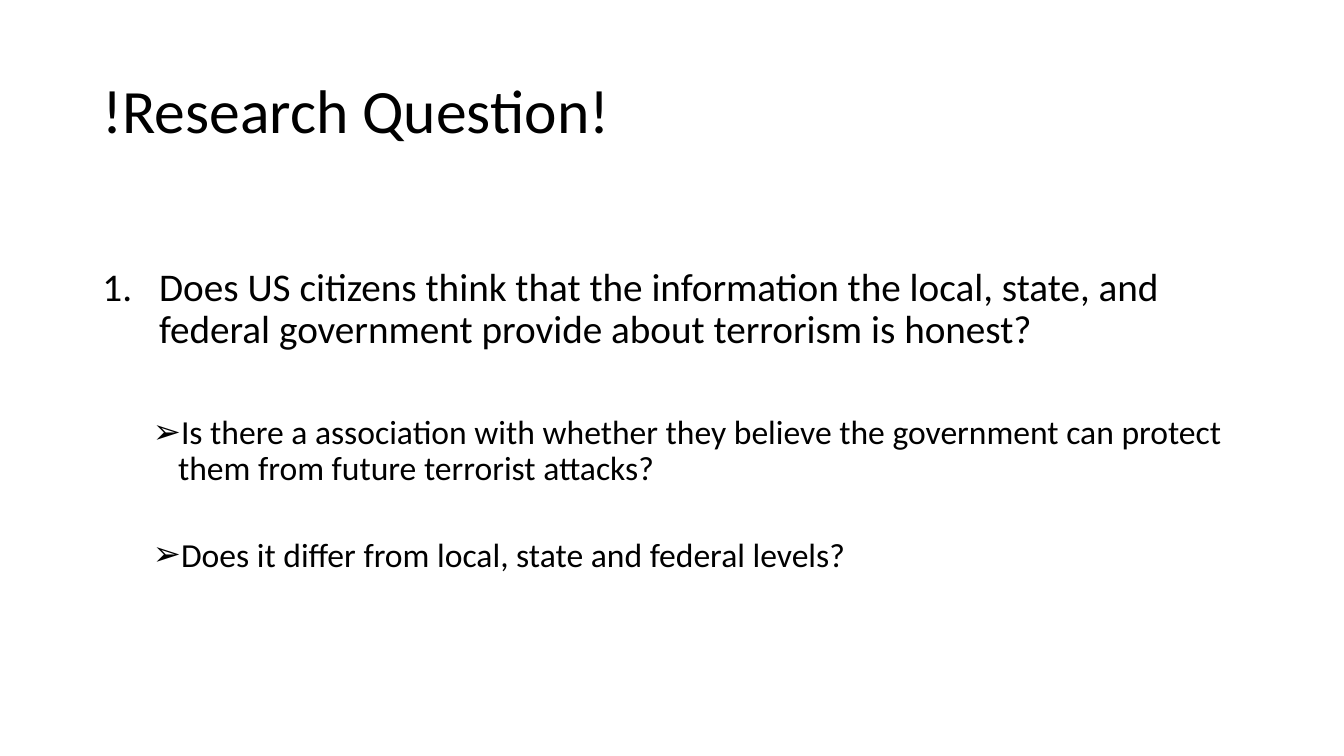
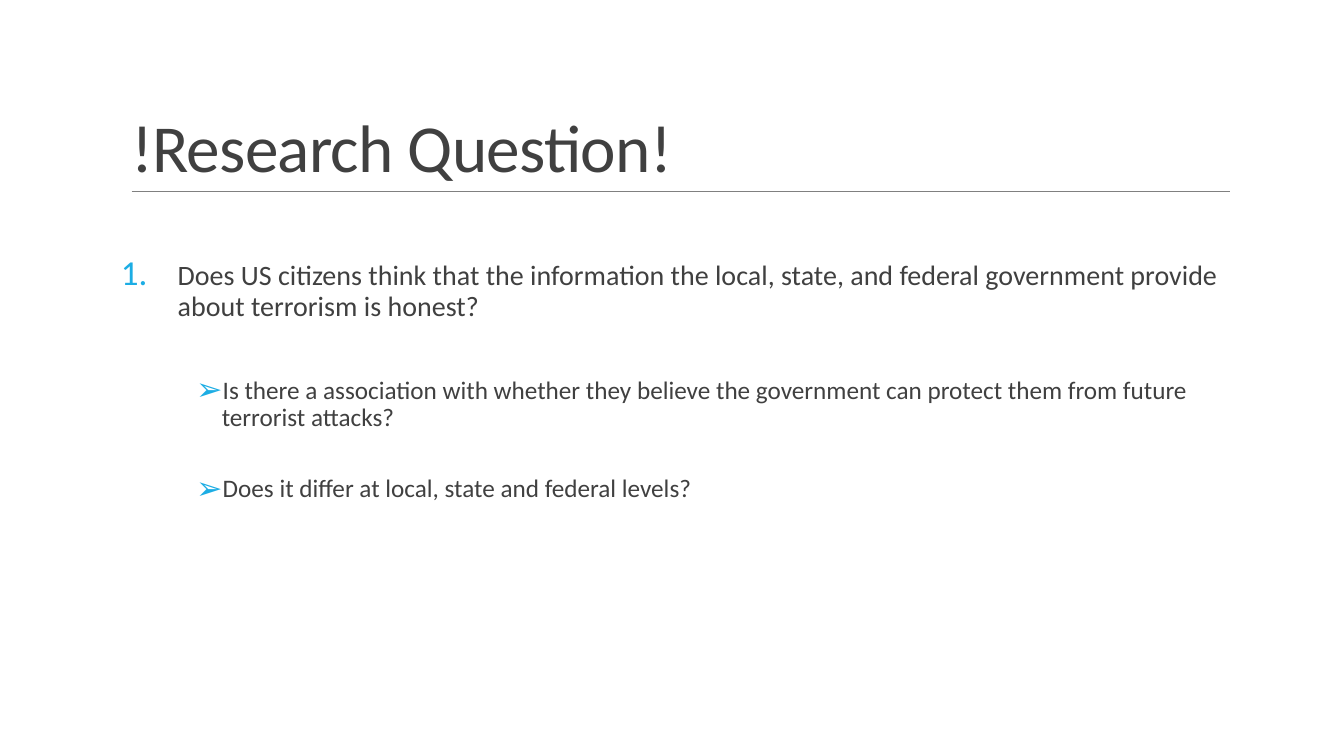
Before and after one commit to ska247/ADA-Final-Project, a slide deck: slide 3 of ADA Presentation (1).pptx. Drawn at 1344x756 pixels with LibreOffice and Linux fonts; fonts in the diff are those of the drawing; background and template pictures are left out. Boxes give left, top, right and bottom in pixels: in the first picture for what was removed or moved away, otherwise in the second. Text is boxed around its words. In the diff, an @@ line names an element or a change of style, - is before the commit and + after.

```diff
--- a/ADA Presentation (1).pptx
+++ b/ADA Presentation (1).pptx
@@ title "!Research Question!" moved from (x1=102, y1=90, x2=610, y2=141) to (x1=131, y1=125, x2=672, y2=181) @@
@@ title "!Research Question!" at (x1=131, y1=125, x2=672, y2=181): size 44 to 48 pt, text colour #000000 to #404040, letter spacing 0 to -0.5 pt; line spacing 0.9 to 0.85; vertical alignment middle to bottom @@
@@ text "Does US citizens think that ..." moved from (x1=159, y1=273, x2=1222, y2=571) to (x1=178, y1=265, x2=1216, y2=500) @@
@@ line added from (132, 192) to (1231, 192), #808080 0.5 pt @@
@@ text at (x1=178, y1=265, x2=1216, y2=426): size 28 to 20 pt in "Does US citizens think that the information ..."; text colour #000000 to #404040 in "Does US citizens think that the information ...", "Is there a association with whether they ..."; size 24 to 18 pt in "Is there a association with whether they ..."; more space between paragraphs; indent changed @@
@@ text at (x1=223, y1=479, x2=691, y2=500): text changed; size 24 to 18 pt; text colour #000000 to #404040 @@
-  ➢ Does it differ from local, state and federal levels?
+  ➢ Does it differ at local, state and federal levels?
```
Also in this commit, not shown: 13 other slides changed.
